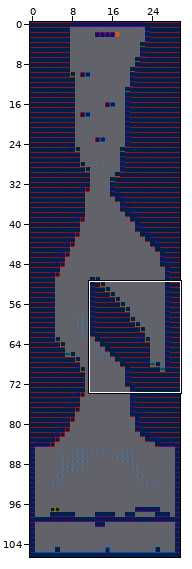
A Tiled map gets an edit: Game/data/maps/RageLvl.tmx. Above: a wide view before the commit, with the close-up outlined.
Close-up. As it was:
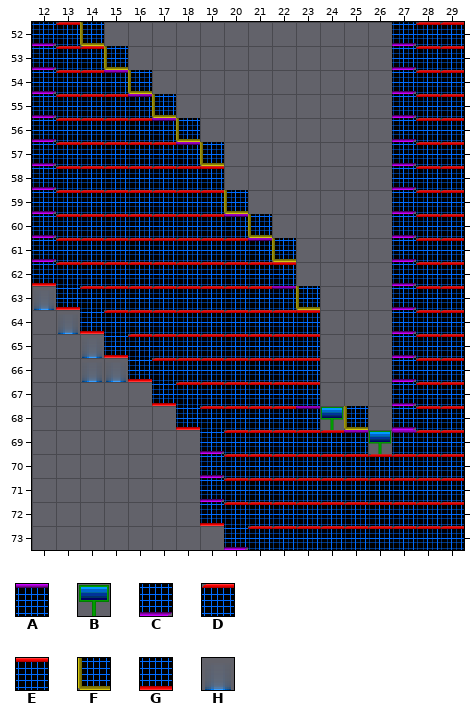
Cells are 32x32 px. Shown: x 12..29, y 52..73. The commit also changed other parts of the map, which this record leaves out.
Key: from "TestTile": A 9, B 25, C 32, D 33, E 34, F 50, G 56, H 64.
_ is an empty cell.
Layer "Livello tile 1" before, first column x 12:
52 CDF____________CDD
53 CDDF___________CDD
54 CDDAF__________CDD
55 CDDDAF_________CDD
56 CDDDDAF________CDD
57 CDDDDDAF_______CDD
58 CDDDDDDE_______CDD
59 CDDDDDDDF______CDD
60 CDDDDDDDAF_____CDD
61 CDDDDDDDDAF____CDD
62 GDDDDDDDDDE____CDD
63 HGDDDDDDDDAF___CDD
64 _HGDDDDDDDDE___CDD
65 __HGDDDDDDDE___CDD
66 __HHGDDDDDDE___CDD
67 _____GDDDDDE___CDD
68 ______GDDDDABF_CDD
69 _______CDDDDDABADD
70 _______CDDDDDDDDDD
71 _______CDDDDDDDDDD
72 _______GDDDDDDDDDD
73 ________CDDDDDDDDD
After the commit:
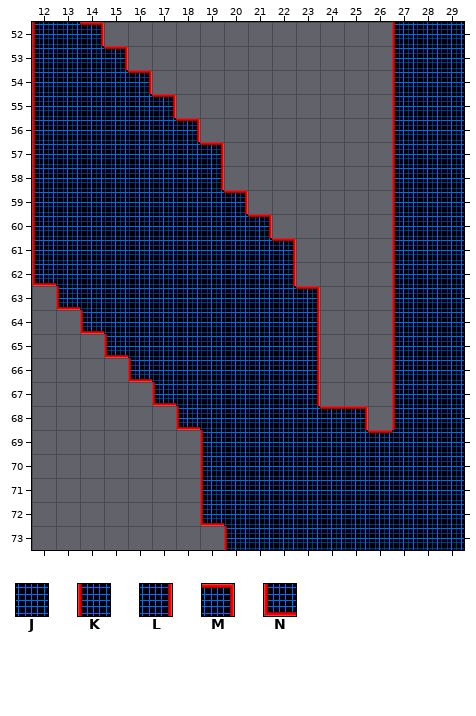
Further tiles: from "TestTile": J 20, K 44, L 46, M 68, N 77.
See-through tiles are keyed as they look on the map.
Difference:
{"where": "layer \"Livello tile 1\""}
{"y":52,"x":12,"old":"CDF","new":"KJM"}
{"y":52,"x":27,"old":"CDD","new":"KJJ"}
{"y":53,"x":12,"old":"CDDF","new":"KJJM"}
{"y":53,"x":27,"old":"CDD","new":"KJJ"}
{"y":54,"x":12,"old":"CDDAF","new":"KJJJM"}
{"y":54,"x":27,"old":"CDD","new":"KJJ"}
{"y":55,"x":12,"old":"CDDDAF","new":"KJJJJM"}
{"y":55,"x":27,"old":"CDD","new":"KJJ"}
{"y":56,"x":12,"old":"CDDDDAF","new":"KJJJJJM"}
{"y":56,"x":27,"old":"CDD","new":"KJJ"}
{"y":57,"x":12,"old":"CDDDDDAF","new":"KJJJJJJM"}
{"y":57,"x":27,"old":"CDD","new":"KJJ"}
{"y":58,"x":12,"old":"CDDDDDDE","new":"KJJJJJJL"}
{"y":58,"x":27,"old":"CDD","new":"KJJ"}
{"y":59,"x":12,"old":"CDDDDDDDF","new":"KJJJJJJJM"}
{"y":59,"x":27,"old":"CDD","new":"KJJ"}
{"y":60,"x":12,"old":"CDDDDDDDAF","new":"KJJJJJJJJM"}
{"y":60,"x":27,"old":"CDD","new":"KJJ"}
{"y":61,"x":12,"old":"CDDDDDDDDAF","new":"KJJJJJJJJJM"}
{"y":61,"x":27,"old":"CDD","new":"KJJ"}
{"y":62,"x":12,"old":"GDDDDDDDDDE","new":"NJJJJJJJJJL"}
{"y":62,"x":27,"old":"CDD","new":"KJJ"}
{"y":63,"x":12,"old":"HGDDDDDDDDAF","new":"_NJJJJJJJJJM"}
{"y":63,"x":27,"old":"CDD","new":"KJJ"}
{"y":64,"x":13,"old":"HGDDDDDDDDE","new":"_NJJJJJJJJL"}
{"y":64,"x":27,"old":"CDD","new":"KJJ"}
{"y":65,"x":14,"old":"HGDDDDDDDE","new":"_NJJJJJJJL"}
{"y":65,"x":27,"old":"CDD","new":"KJJ"}
{"y":66,"x":14,"old":"HHGDDDDDDE","new":"__NJJJJJJL"}
{"y":66,"x":27,"old":"CDD","new":"KJJ"}
{"y":67,"x":17,"old":"GDDDDDE","new":"NJJJJJL"}
{"y":67,"x":27,"old":"CDD","new":"KJJ"}
{"y":68,"x":18,"old":"GDDDDABF","new":"NJJJJJEM"}
{"y":68,"x":27,"old":"CDD","new":"KJJ"}
{"y":69,"x":19,"old":"CDDDDDABADD","new":"KJJJJJJEJJJ"}
{"y":70,"x":19,"old":"CDDDDDDDDDD","new":"KJJJJJJJJJJ"}
{"y":71,"x":19,"old":"CDDDDDDDDDD","new":"KJJJJJJJJJJ"}
{"y":72,"x":19,"old":"GDDDDDDDDDD","new":"NJJJJJJJJJJ"}
{"y":73,"x":20,"old":"CDDDDDDDDD","new":"KJJJJJJJJJ"}
